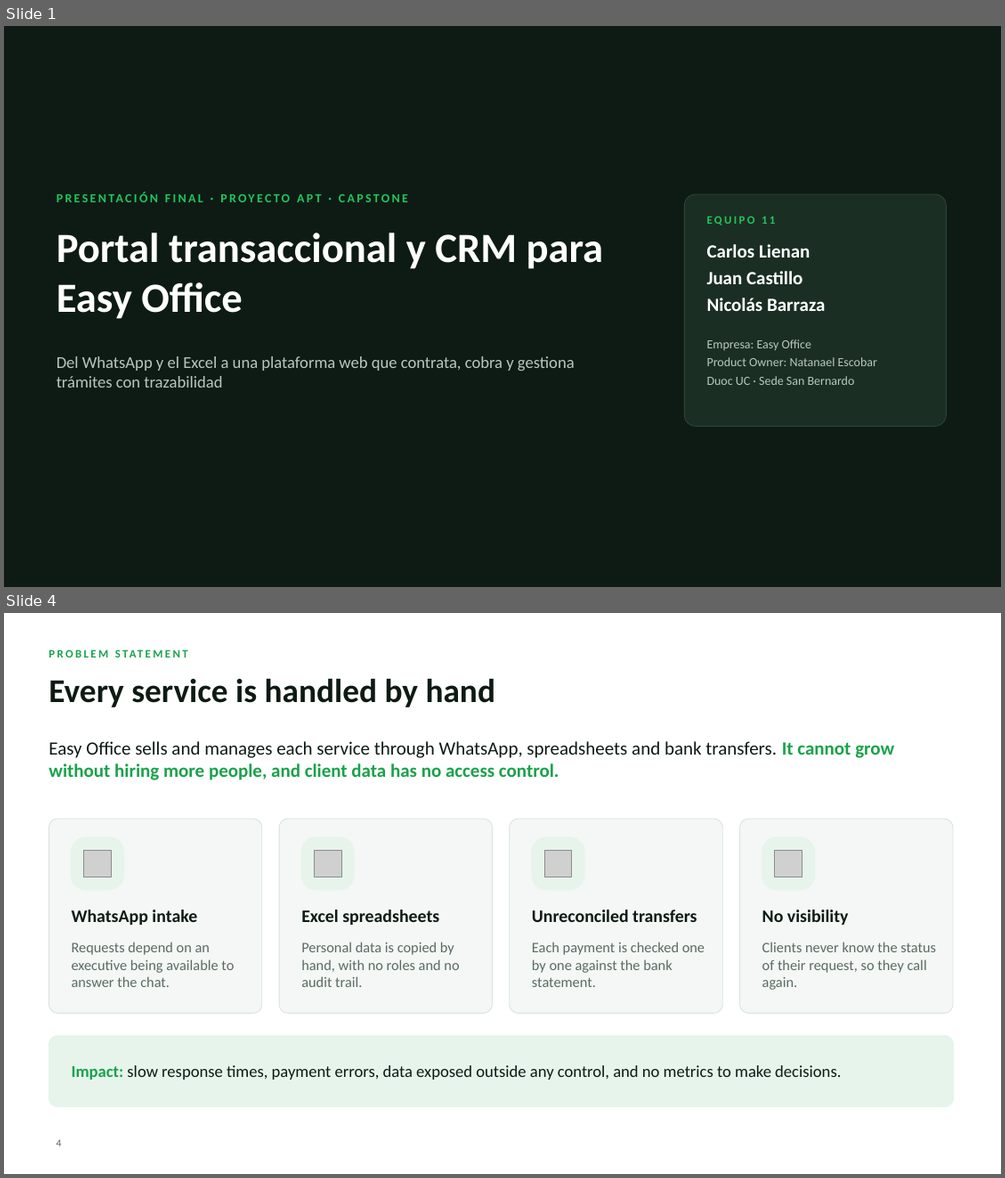
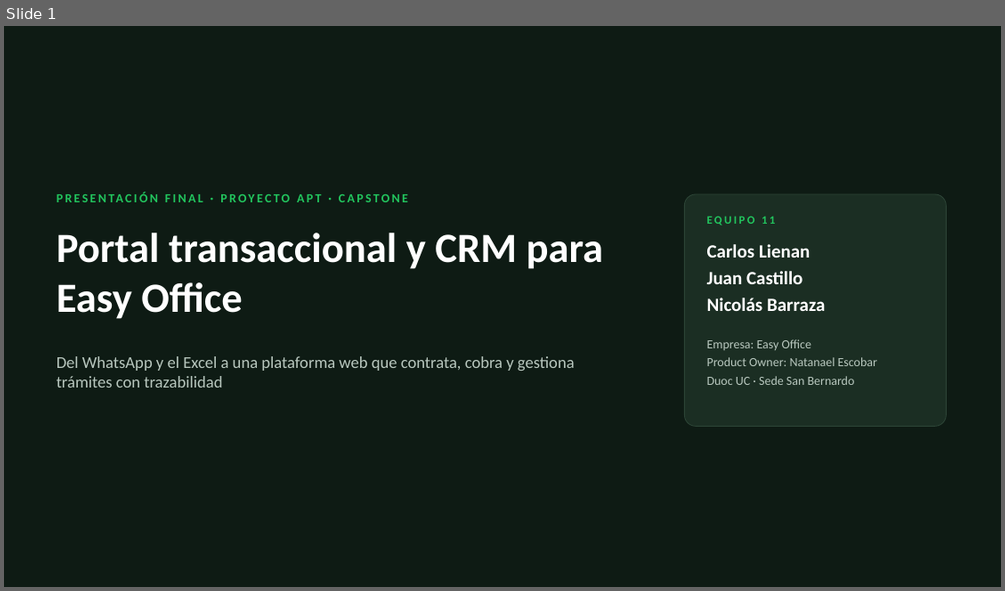
Before and after one commit to carlsLN/Capstone, a slide deck: Fase 3/Presentacion_Final_EasyOffice.pptx. Shown one above the other, each under a label of ours: slides 1 and 4 before the commit, slide 1 after it; the slides between them are not shown. The pictures are 1005x1178 and 1005x591 pixels, drawn with LibreOffice and Linux fonts; fonts in the diff are those of the drawing; grey boxes stand for pictures; background and template pictures are left out. Boxes give left, top, right and bottom in pixels: in the first picture for what was removed or moved away, otherwise in the second. Text is boxed around its words. In the diff, an @@ line names an element or a change of style, - is before the commit and + after.

```diff
--- a/Fase 3/Presentacion_Final_EasyOffice.pptx
+++ b/Fase 3/Presentacion_Final_EasyOffice.pptx
@@ slide 4 removed at bbox=[4, 613, 1001, 1174], background #FFFFFF @@
@@ text removed at bbox=[48, 647, 760, 669] @@
-PROBLEM STATEMENT
@@ title removed at bbox=[48, 678, 495, 707] @@
-Every service is handled by hand
@@ text removed at bbox=[48, 741, 894, 780] @@
-Easy Office sells and manages each service through WhatsApp, spreadsheets and bank transfers. It cannot grow without hiring more people, and client data has no access control.
@@ rounded rectangle removed at bbox=[48, 819, 262, 1013] @@
@@ rounded rectangle removed at bbox=[279, 819, 493, 1013] @@
@@ rounded rectangle removed at bbox=[510, 819, 722, 1013] @@
@@ rounded rectangle removed at bbox=[740, 819, 953, 1013] @@
@@ rounded rectangle removed at bbox=[72, 837, 123, 890] @@
@@ picture removed at bbox=[84, 850, 111, 877] @@
@@ rounded rectangle removed at bbox=[301, 837, 354, 890] @@
@@ picture removed at bbox=[315, 850, 341, 877] @@
@@ rounded rectangle removed at bbox=[532, 837, 584, 890] @@
@@ picture removed at bbox=[544, 850, 572, 877] @@
@@ rounded rectangle removed at bbox=[762, 837, 815, 890] @@
@@ picture removed at bbox=[775, 850, 802, 877] @@
@@ text removed at bbox=[72, 909, 197, 925] @@
-WhatsApp intake
@@ text removed at bbox=[301, 909, 439, 925] @@
-Excel spreadsheets
@@ text removed at bbox=[532, 909, 696, 922] @@
-Unreconciled transfers
@@ text removed at bbox=[762, 909, 849, 925] @@
-No visibility
@@ text removed at bbox=[72, 942, 234, 987] @@
-Requests depend on an executive being available to answer the chat.
@@ text removed at bbox=[301, 941, 459, 987] @@
-Personal data is copied by hand, with no roles and no audit trail.
@@ text removed at bbox=[532, 941, 704, 987] @@
-Each payment is checked one by one against the bank statement.
@@ text removed at bbox=[762, 941, 936, 989] @@
-Clients never know the status of their request, so they call again.
@@ rounded rectangle removed at bbox=[48, 1036, 954, 1107] @@
@@ text removed at bbox=[72, 1065, 841, 1079] @@
-Impact: slow response times, payment errors, data exposed outside any control, and no metrics to make decisions.
@@ page number removed at bbox=[57, 1139, 62, 1146] @@
-4
```
Also in this commit, not shown: 4 slides changed, 5 slides added, 10 other slides removed, 2 other files.
